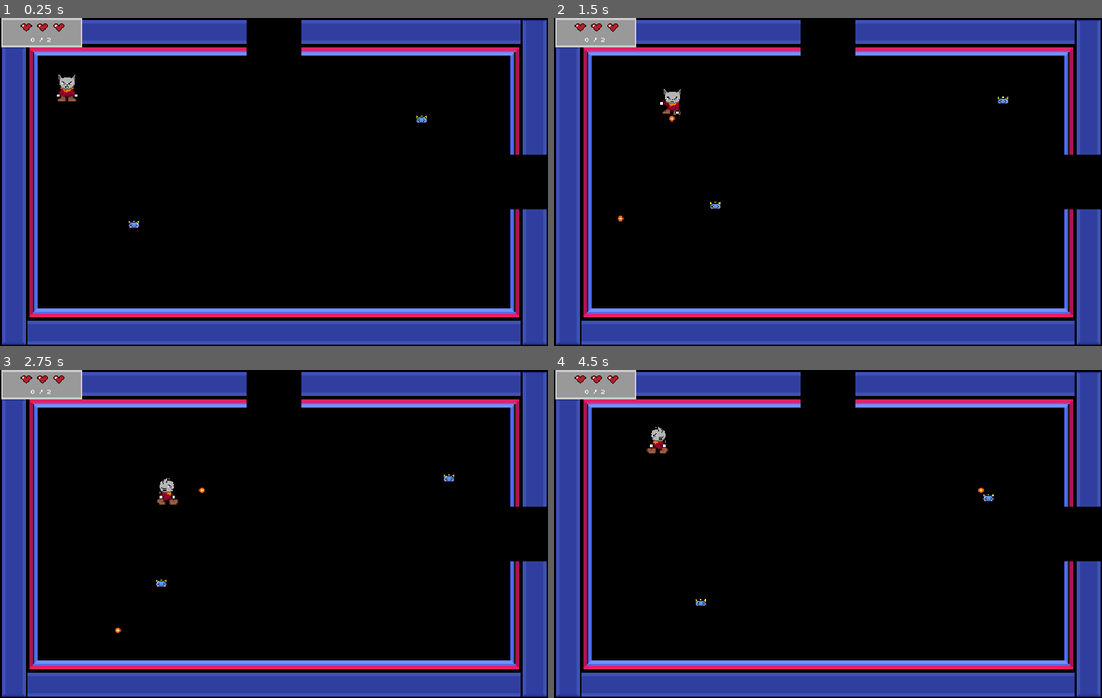
Above: before the commit, frames 1-4 (two rows, left to right).
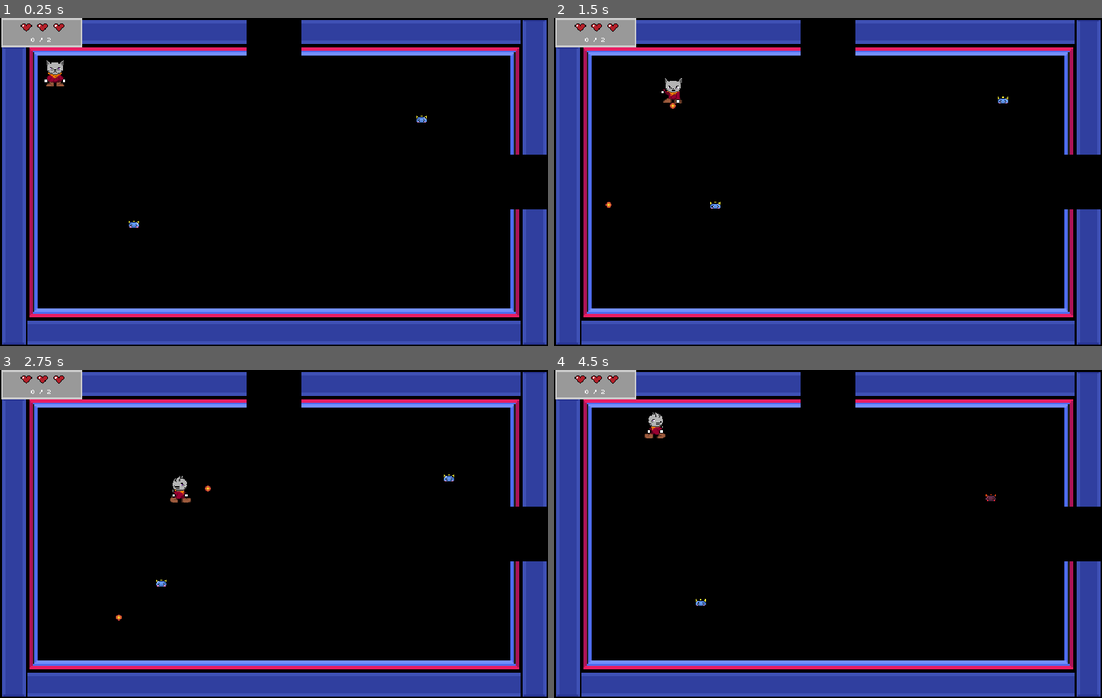
Above: after the commit, the same moments.

Repository: HellerDeveller/SDEV248-group-projo-1-3
Game: Godot game, scene res://scenes/main_scene.tscn
The game is run twice, just before and just after one commit, with the same random seed, the same clock (stepped at 60 frames per second) and the same inputs. This scene is started directly instead of the project's main scene.
Inputs:
- Up to frame 1 (0.25 s): no input
- Up to frame 2 (1.5 s): hold Right (ui_right) 0.53-1.28 s; hold Space (attack) 0.53-1.28 s; hold Down (ui_down) from 1.28 s (still down); tap Space (attack) at 1.35 s
- Up to frame 3 (2.75 s): release Down (ui_down) at 2.03 s; hold Right (ui_right) from 2.03 s (still down); hold X (interact) from 2.03 s (still down); tap Space (attack) at 2.3 s
- Up to frame 4 (4.5 s): release Right (ui_right) at 2.78 s; release X (interact) at 2.78 s; hold Up (ui_up) 2.78-3.53 s; tap Space (attack) at 2.85 s; hold Space (attack) 3.53-4.28 s; hold Left (ui_left) from 3.53 s (still down); tap X (interact) at 4.35 s

The runs differ from the first frame. In frame 1, 0.4% of the frame differs, in the area x 8-15%, y 12-26%; in frame 2, 0.3%; in frame 3, 0.4%; in frame 4, 0.4%.

Commit message:
add hurt anims, knockback, and 2nd mob

Diff:
--- /dev/null
+++ b/group-project/scenes/EnemyVariant.tscn
@@ -0,0 +1,92 @@
+[gd_scene load_steps=10 format=3 uid="uid://6vup4dbnov3e"]
+
+[ext_resource type="Script" uid="uid://bly31yx0tca0m" path="res://scripts/enemy.gd" id="1_dojmp"]
+[ext_resource type="Texture2D" uid="uid://bvj4txarwexlf" path="res://sprites/boss-sheet.png" id="2_dojmp"]
+
+[sub_resource type="AtlasTexture" id="AtlasTexture_dx8jp"]
+atlas = ExtResource("2_dojmp")
+region = Rect2(0, 0, 32, 32)
+
+[sub_resource type="AtlasTexture" id="AtlasTexture_jbtk5"]
+atlas = ExtResource("2_dojmp")
+region = Rect2(0, 32, 32, 32)
+
+[sub_resource type="SpriteFrames" id="SpriteFrames_5wwv6"]
+animations = [{
+"frames": [{
+"duration": 1.0,
+"texture": SubResource("AtlasTexture_dx8jp")
+}, {
+"duration": 1.0,
+"texture": SubResource("AtlasTexture_jbtk5")
+}],
+"loop": true,
+"name": &"default",
+"speed": 5.0
+}, {
+"frames": [],
+"loop": true,
+"name": &"new_animation",
+"speed": 5.0
+}]
+
+[sub_resource type="RectangleShape2D" id="RectangleShape2D_1vja8"]
+size = Vector2(36, 25.7969)
+
+[sub_resource type="CircleShape2D" id="CircleShape2D_55jtl"]
+radius = 40.0125
+
+[sub_resource type="RectangleShape2D" id="RectangleShape2D_55jtl"]
+size = Vector2(42, 32)
+
+[sub_resource type="RectangleShape2D" id="RectangleShape2D_mpr68"]
+size = Vector2(31, 21)
+
+[node name="Enemy" type="CharacterBody2D"]
+script = ExtResource("1_dojmp")
+
+[node name="AnimatedSprite2D" type="AnimatedSprite2D" parent="."]
+sprite_frames = SubResource("SpriteFrames_5wwv6")
+frame_progress = 0.961248
+
+[node name="CollisionShape2D" type="CollisionShape2D" parent="."]
+position = Vector2(1, 5.10156)
+shape = SubResource("RectangleShape2D_1vja8")
+
+[node name="PlayerDetection" type="Area2D" parent="."]
+
+[node name="CollisionShape2D" type="CollisionShape2D" parent="PlayerDetection"]
+shape = SubResource("CircleShape2D_55jtl")
+
+[node name="Hitbox" type="Area2D" parent="."]
+collision_layer = 4
+collision_mask = 2
+
+[node name="CollisionShape2D" type="CollisionShape2D" parent="Hitbox"]
+position = Vector2(1, 5)
+shape = SubResource("RectangleShape2D_55jtl")
+
+[node name="Hurtbox" type="Area2D" parent="."]
+collision_layer = 8
+collision_mask = 16
+
+[node name="CollisionShape2D" type="CollisionShape2D" parent="Hurtbox"]
+position = Vector2(0.5, 5.5)
+shape = SubResource("RectangleShape2D_mpr68")
+
+[node name="PatrolPoints" type="Node2D" parent="."]
+
+[node name="Point 1" type="Marker2D" parent="PatrolPoints"]
+position = Vector2(43, -30)
+
+[node name="Point 2" type="Marker2D" parent="PatrolPoints"]
+position = Vector2(40, 28)
+
+[node name="Point 3" type="Marker2D" parent="PatrolPoints"]
+position = Vector2(-42, 24)
+
+[node name="Point 4" type="Marker2D" parent="PatrolPoints"]
+position = Vector2(-41, -33)
+
+[connection signal="area_entered" from="Hitbox" to="." method="_on_hitbox_area_entered"]
+[connection signal="area_exited" from="Hitbox" to="." method="_on_hitbox_area_exited"]
--- a/group-project/scenes/Player.tscn
+++ b/group-project/scenes/Player.tscn
@@ -1,9 +1,10 @@
-[gd_scene load_steps=50 format=3 uid="uid://btt1bxhhj03wl"]
+[gd_scene load_steps=60 format=3 uid="uid://btt1bxhhj03wl"]
 
 [ext_resource type="Script" uid="uid://74yawii43jxh" path="res://scripts/player.gd" id="1_v6fml"]
 [ext_resource type="PackedScene" uid="uid://c6njhihuwdc6u" path="res://scenes/projectile.tscn" id="2_3li8b"]
 [ext_resource type="Texture2D" uid="uid://dqxcktduxiexg" path="res://sprites/player-sheet.png" id="3_mdl7e"]
 [ext_resource type="Texture2D" uid="uid://bkafhxcuscuf8" path="res://sprites/walk-sprites-sheet.png" id="4_mdl7e"]
+[ext_resource type="Texture2D" uid="uid://bmb6uoqyngfpc" path="res://sprites/hurt-sprites-sheet.png" id="4_qu4a1"]
 
 [sub_resource type="AtlasTexture" id="AtlasTexture_qu4a1"]
 atlas = ExtResource("3_mdl7e")
@@ -16,6 +17,42 @@
 [sub_resource type="AtlasTexture" id="AtlasTexture_cw2d6"]
 atlas = ExtResource("3_mdl7e")
 region = Rect2(32, 0, 32, 32)
+
+[sub_resource type="AtlasTexture" id="AtlasTexture_qdxpi"]
+atlas = ExtResource("4_qu4a1")
+region = Rect2(0, 64, 32, 32)
+
+[sub_resource type="AtlasTexture" id="AtlasTexture_7b437"]
+atlas = ExtResource("4_qu4a1")
+region = Rect2(32, 64, 32, 32)
+
+[sub_resource type="AtlasTexture" id="AtlasTexture_8nyu3"]
+atlas = ExtResource("4_qu4a1")
+region = Rect2(64, 64, 32, 32)
+
+[sub_resource type="AtlasTexture" id="AtlasTexture_priom"]
+atlas = ExtResource("4_qu4a1")
+region = Rect2(0, 32, 32, 32)
+
+[sub_resource type="AtlasTexture" id="AtlasTexture_lt3gi"]
+atlas = ExtResource("4_qu4a1")
+region = Rect2(32, 32, 32, 32)
+
+[sub_resource type="AtlasTexture" id="AtlasTexture_akpgi"]
+atlas = ExtResource("4_qu4a1")
+region = Rect2(64, 32, 32, 32)
+
+[sub_resource type="AtlasTexture" id="AtlasTexture_kumhx"]
+atlas = ExtResource("4_qu4a1")
+region = Rect2(0, 0, 32, 32)
+
+[sub_resource type="AtlasTexture" id="AtlasTexture_100hb"]
+atlas = ExtResource("4_qu4a1")
+region = Rect2(32, 0, 32, 32)
+
+[sub_resource type="AtlasTexture" id="AtlasTexture_7odld"]
+atlas = ExtResource("4_qu4a1")
+region = Rect2(64, 0, 32, 32)
 
 [sub_resource type="AtlasTexture" id="AtlasTexture_khinc"]
 atlas = ExtResource("3_mdl7e")
@@ -202,6 +239,48 @@
 "frames": [],
 "loop": true,
 "name": &"default",
+"speed": 5.0
+}, {
+"frames": [{
+"duration": 1.0,
+"texture": SubResource("AtlasTexture_qdxpi")
+}, {
+"duration": 1.0,
+"texture": SubResource("AtlasTexture_7b437")
+}, {
+"duration": 1.0,
+"texture": SubResource("AtlasTexture_8nyu3")
+}],
+"loop": false,
+"name": &"hurt_down",
+"speed": 5.0
+}, {
+"frames": [{
+"duration": 1.0,
+"texture": SubResource("AtlasTexture_priom")
+}, {
+"duration": 1.0,
+"texture": SubResource("AtlasTexture_lt3gi")
+}, {
+"duration": 1.0,
+"texture": SubResource("AtlasTexture_akpgi")
+}],
+"loop": false,
+"name": &"hurt_side",
+"speed": 5.0
+}, {
+"frames": [{
+"duration": 1.0,
+"texture": SubResource("AtlasTexture_kumhx")
+}, {
+"duration": 1.0,
+"texture": SubResource("AtlasTexture_100hb")
+}, {
+"duration": 1.0,
+"texture": SubResource("AtlasTexture_7odld")
+}],
+"loop": false,
+"name": &"hurt_up",
 "speed": 5.0
 }, {
 "frames": [{
@@ -365,7 +444,9 @@
 
 [node name="AnimatedSprite2D" type="AnimatedSprite2D" parent="."]
 sprite_frames = SubResource("SpriteFrames_v6fml")
-animation = &"attack_down"
+animation = &"hurt_down"
+frame = 2
+frame_progress = 1.0
 
 [node name="CollisionShape2D" type="CollisionShape2D" parent="."]
 shape = SubResource("RectangleShape2D_3li8b")
--- a/group-project/scenes/main_scene.tscn
+++ b/group-project/scenes/main_scene.tscn
@@ -10,6 +10,7 @@
 [ext_resource type="PackedScene" uid="uid://bbjuj4duc4raw" path="res://scenes/WarpArea.tscn" id="8_18nlu"]
 [ext_resource type="PackedScene" uid="uid://cyimyxd1qng7j" path="res://scenes/door.tscn" id="8_c1pb6"]
 [ext_resource type="PackedScene" uid="uid://15e71y5v850u" path="res://scenes/LevelComplete.tscn" id="9_c1pb6"]
+[ext_resource type="PackedScene" uid="uid://6vup4dbnov3e" path="res://scenes/EnemyVariant.tscn" id="11_e1cbu"]
 
 [sub_resource type="TileSetAtlasSource" id="TileSetAtlasSource_pu3yx"]
 texture = ExtResource("1_7ykc4")
@@ -25,24 +26,24 @@
 texture = ExtResource("3_6wevv")
 texture_region_size = Vector2i(32, 32)
 0:0/0 = 0
-0:0/0/physics_layer_0/polygon_0/points = PackedVector2Array(-16, -16, 16, -16, 16, 16, -16, 16)
+0:0/0/physics_layer_0/polygon_0/points = PackedVector2Array(-16, -16, 16, -16, 16, -5.33333, -5.33333, -5.33333, -5.33333, 16, -16, 16)
 1:0/0 = 0
-1:0/0/physics_layer_0/polygon_0/points = PackedVector2Array(-16, -16, 16, -16, 16, 16, -16, 16)
+1:0/0/physics_layer_0/polygon_0/points = PackedVector2Array(-16, -16, 16, -16, 16, -5.33333, -16, -5.33333)
 2:0/0 = 0
-2:0/0/physics_layer_0/polygon_0/points = PackedVector2Array(-16, -16, 16, -16, 16, 16, -16, 16)
+2:0/0/physics_layer_0/polygon_0/points = PackedVector2Array(-16, -16, 16, -16, 16, 16, 5.33333, 16, 5.33333, -5.33333, -16, -5.33333)
 3:0/0 = 0
 0:1/0 = 0
-0:1/0/physics_layer_0/polygon_0/points = PackedVector2Array(-16, -16, 16, -16, 16, 16, -16, 16)
+0:1/0/physics_layer_0/polygon_0/points = PackedVector2Array(-16, -16, -5.33333, -16, -5.33333, 16, -16, 16)
 1:1/0 = 0
 2:1/0 = 0
-2:1/0/physics_layer_0/polygon_0/points = PackedVector2Array(-16, -16, 16, -16, 16, 16, -16, 16)
+2:1/0/physics_layer_0/polygon_0/points = PackedVector2Array(5.33333, -16, 16, -16, 16, 16, 5.33333, 16)
 3:1/0 = 0
 0:2/0 = 0
-0:2/0/physics_layer_0/polygon_0/points = PackedVector2Array(-16, -16, 16, -16, 16, 16, -16, 16)
+0:2/0/physics_layer_0/polygon_0/points = PackedVector2Array(-16, -16, -5.33333, -16, -5.33333, 5.33333, 16, 5.33333, 16, 16, -16, 16)
 1:2/0 = 0
-1:2/0/physics_layer_0/polygon_0/points = PackedVector2Array(-16, -16, 16, -16, 16, 16, -16, 16)
+1:2/0/physics_layer_0/polygon_0/points = PackedVector2Array(-16, 5.33333, 16, 5.33333, 16, 16, -16, 16)
 2:2/0 = 0
-2:2/0/physics_layer_0/polygon_0/points = PackedVector2Array(-16, -16, 16, -16, 16, 16, -16, 16)
+2:2/0/physics_layer_0/polygon_0/points = PackedVector2Array(5.33333, 5.33333, 5.33333, -16, 16, -16, 16, 16, -16, 16, -16, 5.33333)
 3:2/0 = 0
 0:3/0 = 0
 0:3/0/physics_layer_0/polygon_0/points = PackedVector2Array(-16, -16, 16, -16, 16, 16, -16, 16)
@@ -106,10 +107,6 @@
 [node name="Enemy2" parent="." groups=["enemies"] instance=ExtResource("2_pw63i")]
 position = Vector2(148, 245)
 
-[node name="Enemy3" parent="." groups=["enemies"] instance=ExtResource("2_pw63i")]
-position = Vector2(825, 131)
-room_coord = Vector2(1, 0)
-
 [node name="Enemy4" parent="." groups=["enemies"] instance=ExtResource("2_pw63i")]
 position = Vector2(193, -282)
 room_coord = Vector2(0, -1)
@@ -158,3 +155,6 @@
 scale = Vector2(1.2, 1.2)
 target_scene = ExtResource("9_c1pb6")
 is_final_door = true
+
+[node name="Enemy7" parent="." instance=ExtResource("11_e1cbu")]
+position = Vector2(815, 261)
--- a/group-project/scripts/enemy.gd
+++ b/group-project/scripts/enemy.gd
@@ -27,6 +27,9 @@
 var hurtbox_in_hitbox: Area2D = null
 var current_health: int = max_health
 var patrol_points: Array[Vector2] = []
+var knockback_vector := Vector2.ZERO
+var knockback_timer := 0.0
+var knockback_duration := 0.15
 
 
 func _ready():
@@ -40,6 +43,12 @@
 	detection_area.body_exited.connect(_on_player_exited)
 
 func _physics_process(delta: float) -> void:
+	# handle knockback override
+	if knockback_timer > 0:
+		velocity = knockback_vector
+		knockback_timer -= delta
+		move_and_slide()
+		return
 
 	# damage cooldown timer
 	if not can_damage:
@@ -128,9 +137,16 @@
 		hurtbox_in_hitbox = null
 
 
-func take_damage(amount: int = 1) -> void:
+func take_damage(amount: int = 1, knockback_dir: Vector2 = Vector2.ZERO) -> void:
 	current_health -= amount
 	print("enemy took damage. current health: ", current_health)
+
+	# apply knockback from player
+	if knockback_dir != Vector2.ZERO:
+		knockback_vector = knockback_dir.normalized() * 150
+		knockback_timer = knockback_duration
+
+	flash_red()
 
 	if current_health <= 0:
 		die()
@@ -161,3 +177,9 @@
 				print("unlocking warp for defeated room:  ", room_coord)
 				warp.check_activation()
 	queue_free()
+
+
+func flash_red():
+	sprite.modulate = Color(1, 0.3, 0.3) # red tint
+	await get_tree().create_timer(0.1).timeout
+	sprite.modulate = Color(1, 1, 1) # back to normal
--- a/group-project/scripts/player.gd
+++ b/group-project/scripts/player.gd
@@ -2,7 +2,7 @@
 class_name Player
 
 @export var projectile_scene: PackedScene
-@export var move_speed: float = 80.0
+@export var move_speed: float = 100.0
 @export var max_health: int = 3
 
 @onready var sprite: AnimatedSprite2D = $AnimatedSprite2D
@@ -10,6 +10,10 @@
 var current_health: int = max_health
 var facing := Vector2.DOWN # default facing dir
 var is_attacking := false
+var knockback_vector := Vector2.ZERO
+var knockback_time := 0.2
+var knockback_timer := 0.0
+
 
 func _unhandled_input(event: InputEvent) -> void:
 	if event.is_action_pressed("attack"):
@@ -18,29 +22,35 @@
 func _physics_process(_delta: float) -> void:
 	var direction := Vector2.ZERO
 
-	# use elif to ensure only one dir active; prevents diagonal movement
-	# right movement -
-	if Input.is_action_pressed("ui_right"):
-		direction.x += 1
-	# left movement
-	elif Input.is_action_pressed("ui_left"):
-		direction.x -= 1
-	# down movement
-	elif Input.is_action_pressed("ui_down"):
-		direction.y += 1
-	# up movement
-	elif Input.is_action_pressed("ui_up"):
-		direction.y -= 1
+	if knockback_timer > 0:
+		velocity = knockback_vector
+		knockback_timer -= _delta
+	else:
 
-	direction = direction.normalized()
-	velocity = direction * move_speed
+		# use elif to ensure only one dir active; prevents diagonal movement
+		# right movement -
+		if Input.is_action_pressed("ui_right"):
+			direction.x += 1
+		# left movement
+		elif Input.is_action_pressed("ui_left"):
+			direction.x -= 1
+		# down movement
+		elif Input.is_action_pressed("ui_down"):
+			direction.y += 1
+		# up movement
+		elif Input.is_action_pressed("ui_up"):
+			direction.y -= 1
+
+		direction = direction.normalized()
+		velocity = direction * move_speed
+
+		if direction != Vector2.ZERO:
+			facing = direction
+
+	if not is_attacking and knockback_timer <= 0:
+		update_facing(direction)
+
 	move_and_slide()
-
-	if direction != Vector2.ZERO:
-		facing = direction
-
-	if not is_attacking:
-		update_facing(direction)
 
 # fill out func later for advanced direction flipping etc
 func update_facing(direction: Vector2) -> void:
@@ -74,6 +84,21 @@
 
 	var hud = get_tree().root.get_node("MainScene/Hud")
 	hud.set_health(current_health)
+
+	if facing.y > 0:
+			sprite.play("hurt_down")
+			sprite.flip_h = false
+
+	elif facing.y < 0:
+			sprite.play("hurt_up")
+			sprite.flip_h = false
+	else:
+			sprite.play("hurt_side")
+			sprite.flip_h = facing.x < 0
+
+	# apply knockback
+	knockback_vector = -facing.normalized() * 150
+	knockback_timer = knockback_time
 
 	if current_health <= 0:
 		print("player out of lives")
--- a/group-project/scripts/projectile.gd
+++ b/group-project/scripts/projectile.gd
@@ -12,7 +12,7 @@
 	if area.name == "Hurtbox":
 		var enemy = area.get_parent()
 		if enemy is Enemy:
-			enemy.take_damage(1)
+			enemy.take_damage(1, direction.normalized())
 			queue_free()
 
 
@@ -21,7 +21,7 @@
 	if body.name == "Hurtbox":
 		var enemy = body.get_parent()
 		if enemy is Enemy:
-			enemy.take_damage(1)
+			enemy.take_damage(1, direction.normalized())
 		queue_free()
 	elif body is StaticBody2D or body is TileMapLayer:
 		queue_free()
Not shown: 1 places in group-project/scenes/main_scene.tscn that only renumber resources
Binary file added: group-project/sprites/MOB_1.png
Not shown, added: group-project/sprites/MOB_1.png.import
Binary file added: group-project/sprites/boss-sheet.png
Not shown, added: group-project/sprites/boss-sheet.png.import
Binary file added: group-project/sprites/hurt-sprites-sheet.png
Not shown, added: group-project/sprites/hurt-sprites-sheet.png.import
